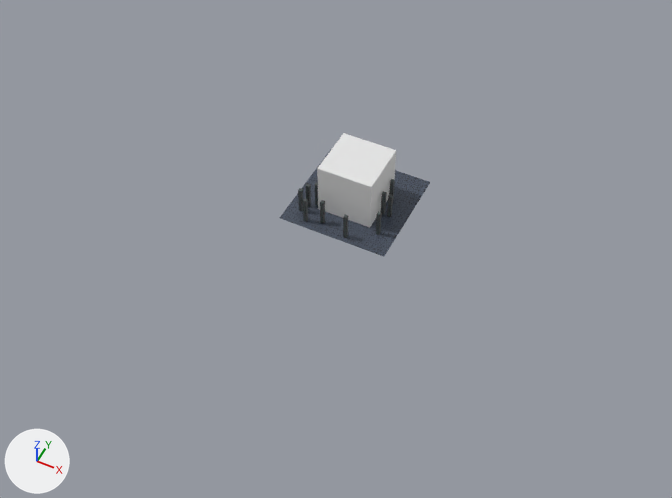
An edit to the glTF model examples/cubelighting/cubeLighting.gltf, drawn before and after from the same camera.
Both versions are drawn from a 50 mm camera at (156.0, -338.0, 375.0) aimed at (2.0, -30.0, -10.0). Every picture has the same lights, and +X, +Y and +Z are marked at lower left. Vertices at the same position are counted once.

Objects in the first picture: 'CubeLightVolume', 'Plane'.
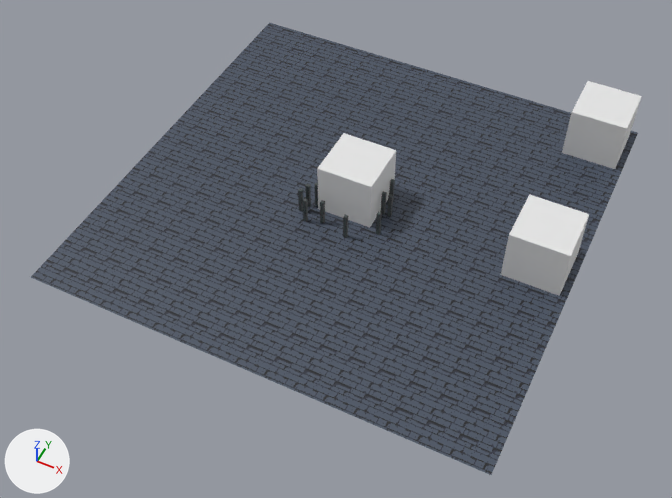
Patch to the scene script:
```diff
--- a/examples/cubelighting/cubeLighting.gltf.py
+++ b/examples/cubelighting/cubeLighting.gltf.py
@@ me_plane @@
 me_plane.from_pydata(...)  # 289 vertices, 512 faces; spans x -32.0..32.0, y -32.0..32.0, z 0.0
 # used by ob_plane; location = (0.0, 0.0, 0.0)
+# me_plane part 1: the whole mesh is scaled about its middle by (4, 4, 1)
 me_plane.materials.append(mat_brick)
@@ ob_cubelightvolume_002 @@
+ob_cubelightvolume_002 = bpy.data.objects.new('CubeLightVolume.002', me_cube_001)
+ob_cubelightvolume_002.location = (108.0, 106.0, 15.0)
+ob_cubelightvolume_002.scale = (1.0, 1.0, 4.0)
@@ ob_cubelightvolume_001 @@
+ob_cubelightvolume_001 = bpy.data.objects.new('CubeLightVolume.001', me_cube_001)
+ob_cubelightvolume_001.location = (108.0, 0.0, 15.0)
+ob_cubelightvolume_001.scale = (1.0, 1.0, 4.0)
```

Boxes [x1, y1, x2, y2] around the edits, measured in the pictures (672 x 498 px):
'Plane', mesh rescaled (303% wider, 319% taller)
    before: [280, 150, 430, 257]
    after: [31, 23, 638, 475]
'CubeLightVolume.001', added
    after: [501, 194, 589, 296]
'CubeLightVolume.002', added
    after: [562, 81, 642, 169]
